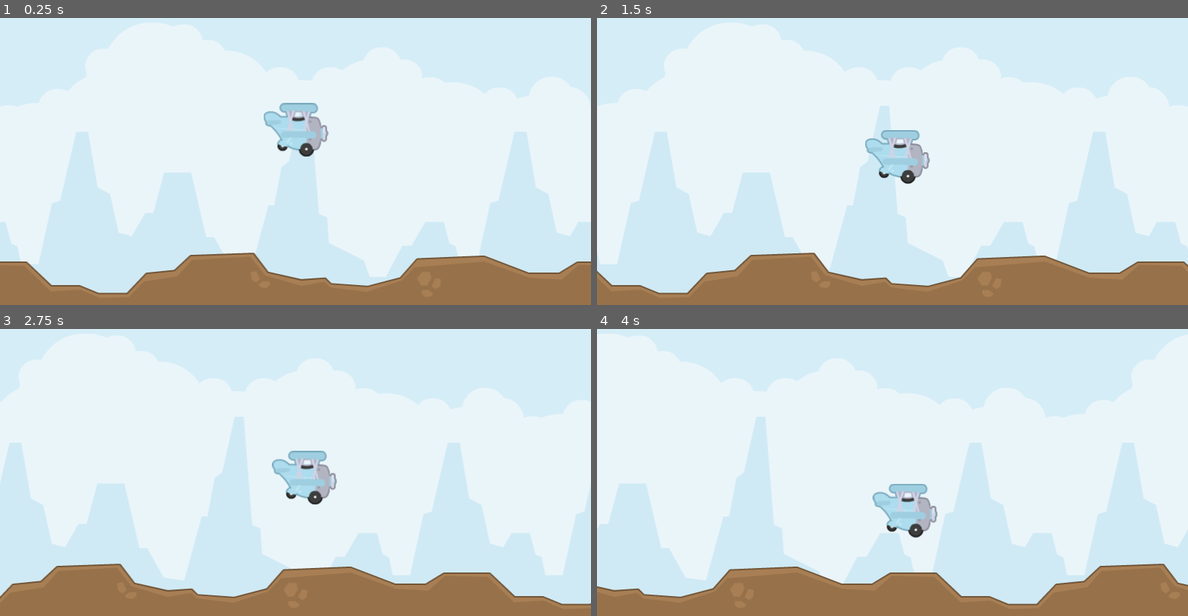
Above: before the commit, frames 1-4 (two rows, left to right).
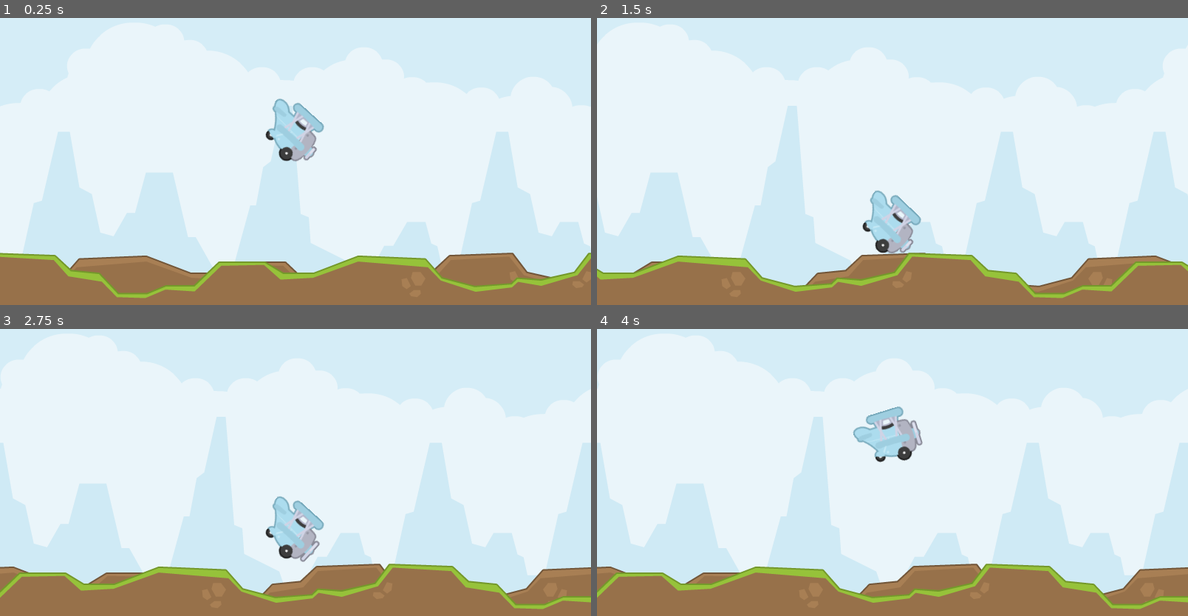
Above: after the commit, the same moments.

Repository: brunurd/flappy-bird-2d
Game: Godot game, scene res://scenes/main.tscn
Two runs of this game, one before a commit and one after it. Both use one fixed random seed, a clock stepped at 60 frames per second and the inputs below.
Inputs:
- Up to frame 1 (0.25 s): no input
- Up to frame 2 (1.5 s): tap Enter at 0.5 s; tap Space at 0.77 s
- Up to frame 3 (2.75 s): tap Space at 1.52 s
- Up to frame 4 (4 s): tap Space at 3.02, 3.77 s

The runs differ from the first frame. In frame 1, 16% of the frame differs, in the area x 0-100%, y 28-98%; in frame 2, 25%; in frame 3, 19%; in frame 4, 28%, in the area x 0-100%, y 26-98%.

Commit message:
minor updates
- Player control update
- Screen bounds
- Better camera scrolling
- player scene removed for now

Diff:
--- a/default_env.tres
+++ /dev/null
@@ -1,7 +0,0 @@
-[gd_resource type="Environment" load_steps=2 format=2]
-
-[sub_resource type="ProceduralSky" id=1]
-
-[resource]
-background_mode = 2
-background_sky = SubResource( 1 )
--- a/project.godot
+++ b/project.godot
@@ -29,4 +29,3 @@
 quality/driver/driver_name="GLES2"
 vram_compression/import_etc=true
 vram_compression/import_etc2=false
-environment/default_environment="res://default_env.tres"
--- a/scenes/entities/player.tscn
+++ /dev/null
@@ -1,37 +0,0 @@
-[gd_scene load_steps=7 format=2]
-
-[ext_resource path="res://scripts/player.gd" type="Script" id=1]
-[ext_resource path="res://assets/kenney/tappy_plane/PNG/Planes/planeBlue1.png" type="Texture" id=2]
-[ext_resource path="res://assets/kenney/tappy_plane/PNG/Planes/planeBlue2.png" type="Texture" id=3]
-[ext_resource path="res://assets/kenney/tappy_plane/PNG/Planes/planeBlue3.png" type="Texture" id=4]
-
-[sub_resource type="SpriteFrames" id=1]
-animations = [ {
-"frames": [ ExtResource( 2 ), ExtResource( 3 ), ExtResource( 4 ) ],
-"loop": true,
-"name": "idle",
-"speed": 12.0
-} ]
-
-[sub_resource type="RectangleShape2D" id=2]
-extents = Vector2( 36.6331, 31.7979 )
-
-[node name="Player" type="Node2D"]
-position = Vector2( 400, 240 )
-script = ExtResource( 1 )
-scrollSpeed = 0.5
-planeForce = 50.0
-
-[node name="Plane" type="RigidBody2D" parent="."]
-mode = 2
-
-[node name="PlaneAnimated" type="AnimatedSprite" parent="Plane"]
-frames = SubResource( 1 )
-animation = "idle"
-
-[node name="CollisionShape2D" type="CollisionShape2D" parent="Plane"]
-shape = SubResource( 2 )
-
-[node name="MainCamera" type="Camera2D" parent="."]
-current = true
-smoothing_enabled = true
--- a/scenes/main.tscn
+++ b/scenes/main.tscn
@@ -1,38 +1,112 @@
-[gd_scene load_steps=4 format=2]
+[gd_scene load_steps=13 format=2]
 
 [ext_resource path="res://assets/kenney/tappy_plane/PNG/background.png" type="Texture" id=1]
 [ext_resource path="res://assets/kenney/tappy_plane/PNG/groundDirt.png" type="Texture" id=2]
-[ext_resource path="res://scenes/entities/player.tscn" type="PackedScene" id=3]
+[ext_resource path="res://assets/kenney/tappy_plane/PNG/groundGrass.png" type="Texture" id=3]
+[ext_resource path="res://scripts/screen_scroll.gd" type="Script" id=4]
+[ext_resource path="res://scripts/player.gd" type="Script" id=5]
+[ext_resource path="res://assets/kenney/tappy_plane/PNG/Planes/planeBlue1.png" type="Texture" id=6]
+[ext_resource path="res://assets/kenney/tappy_plane/PNG/Planes/planeBlue2.png" type="Texture" id=7]
+[ext_resource path="res://assets/kenney/tappy_plane/PNG/Planes/planeBlue3.png" type="Texture" id=8]
+
+[sub_resource type="SpriteFrames" id=1]
+animations = [ {
+"frames": [ ExtResource( 6 ), ExtResource( 7 ), ExtResource( 8 ) ],
+"loop": true,
+"name": "idle",
+"speed": 12.0
+} ]
+
+[sub_resource type="RectangleShape2D" id=2]
+extents = Vector2( 36.6331, 31.7979 )
+
+[sub_resource type="RectangleShape2D" id=3]
+extents = Vector2( 401.204, 34.9812 )
+
+[sub_resource type="RectangleShape2D" id=4]
+extents = Vector2( 179.946, 234.22 )
 
 [node name="Main" type="Node2D"]
 
 [node name="ParallaxBackground" type="ParallaxBackground" parent="."]
 
 [node name="Background" type="ParallaxLayer" parent="ParallaxBackground"]
-editor/display_folded = true
 motion_mirroring = Vector2( 800, 0 )
 
 [node name="BackgroundSprite" type="Sprite" parent="ParallaxBackground/Background"]
 texture = ExtResource( 1 )
 centered = false
 
-[node name="Floor" type="ParallaxLayer" parent="ParallaxBackground"]
-editor/display_folded = true
+[node name="Floor1" type="ParallaxLayer" parent="ParallaxBackground"]
 motion_scale = Vector2( 2, 1 )
 motion_mirroring = Vector2( 808, 0 )
 
-[node name="FloorStaticBody" type="StaticBody2D" parent="ParallaxBackground/Floor"]
-editor/display_folded = true
+[node name="FloorSprite1" type="Sprite" parent="ParallaxBackground/Floor1"]
 position = Vector2( 0, 480 )
-
-[node name="FloorSprite" type="Sprite" parent="ParallaxBackground/Floor/FloorStaticBody"]
 texture = ExtResource( 2 )
 centered = false
 offset = Vector2( 0, -71 )
 region_rect = Rect2( 0, 0, 808, 71 )
 
-[node name="CollisionPolygon2D" type="CollisionPolygon2D" parent="ParallaxBackground/Floor/FloorStaticBody"]
-position = Vector2( 9.26391, -9.05151 )
-polygon = PoolVector2Array( -8.84975, 8.84222, -9.2299, -26.1293, 25.5649, -27.3649, 104.631, -23.4748, 149.243, -53.8928, 239.581, -56.4022, 316.21, -35.0537, 365.223, -49.9132, 429.498, -48.7756, 474.105, -18.2116, 562.597, -8.39084, 589.266, -33.1174, 650.192, -59.014, 734.508, -61.2856, 798.198, -24.684, 798.198, 8.91724 )
+[node name="Floor2" type="ParallaxLayer" parent="ParallaxBackground"]
+motion_scale = Vector2( 3, 1 )
+motion_mirroring = Vector2( 808, 0 )
 
-[node name="Player" parent="." instance=ExtResource( 3 )]
+[node name="FloorSprite2" type="Sprite" parent="ParallaxBackground/Floor2"]
+position = Vector2( 808, 480 )
+rotation = -3.14159
+scale = Vector2( 1, -1 )
+texture = ExtResource( 3 )
+centered = false
+offset = Vector2( 0, -71 )
+region_rect = Rect2( 0, 0, 808, 71 )
+
+[node name="MainCamera" type="Camera2D" parent="."]
+anchor_mode = 0
+current = true
+process_mode = 0
+script = ExtResource( 4 )
+scrollSpeed = 100.0
+
+[node name="Player" type="Node2D" parent="MainCamera"]
+position = Vector2( 400, 240 )
+script = ExtResource( 5 )
+planeForce = 60.0
+
+[node name="Plane" type="RigidBody2D" parent="MainCamera/Player"]
+mode = 2
+gravity_scale = 2.0
+contacts_reported = 4
+contact_monitor = true
+sleeping = true
+
+[node name="PlaneAnimated" type="AnimatedSprite" parent="MainCamera/Player/Plane"]
+frames = SubResource( 1 )
+animation = "idle"
+
+[node name="CollisionShape2D" type="CollisionShape2D" parent="MainCamera/Player/Plane"]
+shape = SubResource( 2 )
+
+[node name="Colliders" type="Node2D" parent="MainCamera"]
+
+[node name="Floor" type="StaticBody2D" parent="MainCamera/Colliders"]
+editor/display_folded = true
+position = Vector2( 0, 480 )
+
+[node name="CollisionShape2D" type="CollisionShape2D" parent="MainCamera/Colliders/Floor"]
+position = Vector2( 400, -30 )
+shape = SubResource( 3 )
+
+[node name="Boundary1" type="StaticBody2D" parent="MainCamera/Colliders"]
+editor/display_folded = true
+
+[node name="CollisionShape2D" type="CollisionShape2D" parent="MainCamera/Colliders/Boundary1"]
+position = Vector2( 400, -30 )
+shape = SubResource( 3 )
+
+[node name="Boundary2" type="StaticBody2D" parent="MainCamera/Colliders"]
+editor/display_folded = true
+
+[node name="CollisionShape2D" type="CollisionShape2D" parent="MainCamera/Colliders/Boundary2"]
+position = Vector2( 183.842, 212.341 )
+shape = SubResource( 4 )
--- a/scripts/player.gd
+++ b/scripts/player.gd
@@ -1,19 +1,32 @@
 extends Node
 
-export var scrollSpeed: float
 export var planeForce: float
 
-onready var mainCamera: Camera2D = get_node("MainCamera")
+const MAX_DEGREE_LIMIT: float = 45.0
+
 onready var plane: RigidBody2D = get_node("Plane")
 onready var planeAnimated: AnimatedSprite = get_node("Plane/PlaneAnimated")
 
 func _ready():
 	planeAnimated.playing = true
 
-func _physics_process(delta):
-	plane.apply_impulse(Vector2.RIGHT, Vector2(scrollSpeed, 0))
-	mainCamera.position.x = plane.position.x
-
 func _input(event):
 	if event is InputEventKey and event.scancode == KEY_SPACE:
 		plane.apply_impulse(Vector2.UP, Vector2(0, -planeForce))
+
+func _physics_process(delta):
+	rotatePlane()
+	checkCollisionBodies()
+
+func rotatePlane():
+	if plane.linear_velocity.y >= -MAX_DEGREE_LIMIT and plane.linear_velocity.y <= MAX_DEGREE_LIMIT:
+		planeAnimated.rotation_degrees = plane.linear_velocity.y
+
+func checkCollisionBodies():
+	var bodies: Array = plane.get_colliding_bodies()
+	for body in bodies:
+		if body.get_name() == "Floor" or body.get_name() == "Wall":
+			lose()
+
+func lose():
+	var error: int = get_tree().change_scene("res://scenes/main.tscn")
--- /dev/null
+++ b/scripts/screen_scroll.gd
@@ -0,0 +1,6 @@
+extends Node2D
+
+export var scrollSpeed: float
+
+func _process(delta):
+	translate(Vector2(scrollSpeed * delta, 0))
